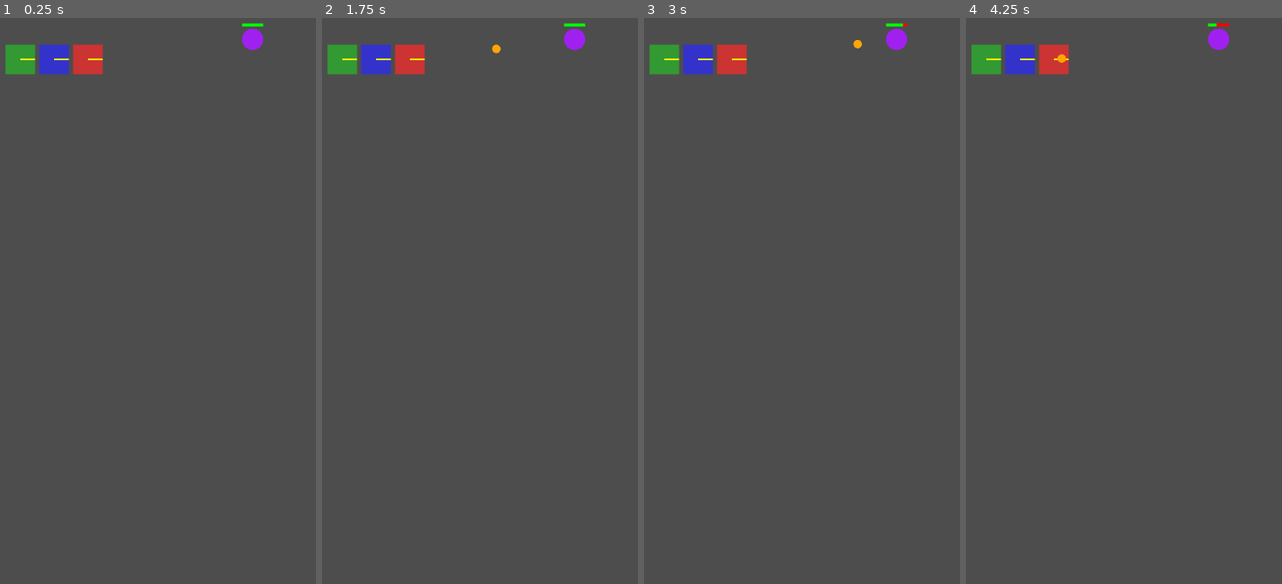
Above: before the commit, frames 1-4 (left to right).
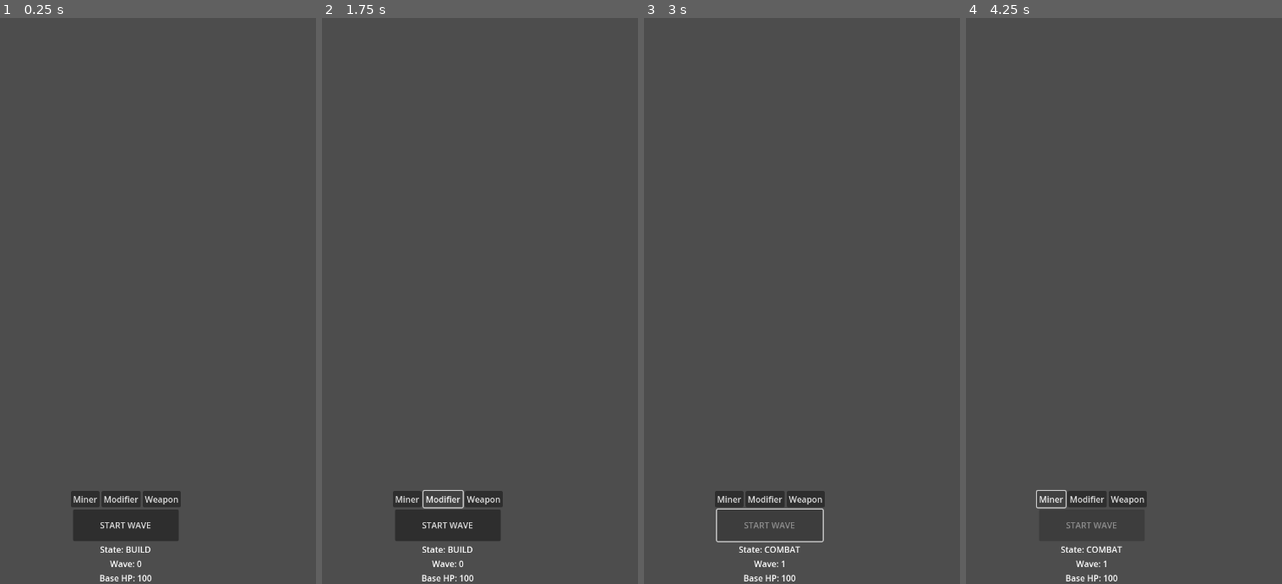
Above: after the commit, the same moments.

Repository: Spacesqueezer/Scrapline
Game: Godot game, scene res://scenes/main.tscn
Two runs of this game, one before a commit and one after it. Both use one fixed random seed, a clock stepped at 60 frames per second and the inputs below.
Inputs (mouse positions are in pixels of both pictures, inside the frame that each line leads up to):
- Up to frame 1 (0.25 s): no input
- Up to frame 2 (1.75 s): click (407, 499) at 0.5 s, where only the run after the commit has a clickable "Miner"; click (442, 499) at 1.25 s, where only the run after the commit has a clickable "Modifier"
- Up to frame 3 (3 s): click (805, 499) at 2 s, where only the run after the commit has a clickable "Weapon"; click (770, 527) at 2.75 s, where only the run after the commit has a clickable "START WAVE"
- Up to frame 4 (4.25 s): click (1051, 499) at 3.5 s, where only the run after the commit has a clickable "Miner"

The runs differ from the first frame. In frame 1, 4.7% of the frame differs, in the area x 1-84%, y 0-100%; in frame 2, 4.6%; in frame 3, 3.3%; in frame 4, 2.9%.

Commit message:
fix: Resolve GDScript static typing parse errors and redundant super calls
Co-authored-by: Spacesqueezer <86262998+Spacesqueezer@users.noreply.github.com>

Diff:
--- /dev/null
+++ b/project/scenes/build_menu.tscn
@@ -0,0 +1,50 @@
+[gd_scene load_steps=2 format=3 uid="uid://d3x123abc456"]
+
+[ext_resource type="Script" path="res://scripts/BuildMenu.gd" id="1_script"]
+
+[node name="BuildMenu" type="Control"]
+layout_mode = 3
+anchors_preset = 15
+anchor_right = 1.0
+anchor_bottom = 1.0
+grow_horizontal = 2
+grow_vertical = 2
+mouse_filter = 2
+script = ExtResource("1_script")
+
+[node name="VBoxContainer" type="VBoxContainer" parent="."]
+layout_mode = 1
+anchors_preset = 12
+anchor_top = 1.0
+anchor_right = 1.0
+anchor_bottom = 1.0
+offset_top = -150.0
+grow_horizontal = 2
+grow_vertical = 0
+mouse_filter = 2
+alignment = 1
+
+[node name="HBoxContainer" type="HBoxContainer" parent="VBoxContainer"]
+layout_mode = 2
+alignment = 1
+
+[node name="StartWaveButton" type="Button" parent="VBoxContainer"]
+custom_minimum_size = Vector2(200, 60)
+layout_mode = 2
+size_flags_horizontal = 4
+text = "START WAVE"
+
+[node name="StateLabel" type="Label" parent="VBoxContainer"]
+layout_mode = 2
+text = "State: BUILD"
+horizontal_alignment = 1
+
+[node name="WaveLabel" type="Label" parent="VBoxContainer"]
+layout_mode = 2
+text = "Wave: 0"
+horizontal_alignment = 1
+
+[node name="BaseHPLabel" type="Label" parent="VBoxContainer"]
+layout_mode = 2
+text = "Base HP: 100"
+horizontal_alignment = 1
--- a/project/scenes/main.tscn
+++ b/project/scenes/main.tscn
@@ -2,7 +2,9 @@
 
 [ext_resource type="Script" path="res://scripts/GameManager.gd" id="1_gm"]
 [ext_resource type="Script" path="res://scripts/GridManager.gd" id="2_grid"]
-[ext_resource type="Script" path="res://scripts/MockTestScript.gd" id="3_test"]
+[ext_resource type="Script" path="res://scripts/WaveManager.gd" id="3_wave"]
+[ext_resource type="Script" path="res://scripts/PoolManager.gd" id="4_pool"]
+[ext_resource type="PackedScene" uid="uid://d3x123abc456" path="res://scenes/build_menu.tscn" id="5_ui"]
 
 [node name="Main" type="Node"]
 
@@ -14,7 +16,12 @@
 [node name="GridManager" type="Node2D" parent="World2D"]
 script = ExtResource("2_grid")
 
-[node name="MockTest" type="Node" parent="."]
-script = ExtResource("3_test")
+[node name="PoolManager" type="Node" parent="."]
+script = ExtResource("4_pool")
+
+[node name="WaveManager" type="Node" parent="."]
+script = ExtResource("3_wave")
 
 [node name="UILayer" type="CanvasLayer" parent="."]
+
+[node name="BuildMenu" parent="UILayer" instance=ExtResource("5_ui")]
--- /dev/null
+++ b/project/scripts/BuildMenu.gd
@@ -0,0 +1,40 @@
+class_name BuildMenu
+extends Control
+
+@onready var build_buttons_container = $VBoxContainer/HBoxContainer
+@onready var start_wave_button = $VBoxContainer/StartWaveButton
+@onready var state_label = $VBoxContainer/StateLabel
+@onready var wave_label = $VBoxContainer/WaveLabel
+@onready var base_hp_label = $VBoxContainer/BaseHPLabel
+
+signal on_building_selected(building_type: String)
+signal on_start_wave_pressed()
+
+func _ready():
+	start_wave_button.pressed.connect(func(): on_start_wave_pressed.emit())
+
+	# Connect build buttons (Mocking UI data for now)
+	var btn_miner = Button.new()
+	btn_miner.text = "Miner"
+	btn_miner.pressed.connect(func(): on_building_selected.emit("Miner"))
+	build_buttons_container.add_child(btn_miner)
+
+	var btn_modifier = Button.new()
+	btn_modifier.text = "Modifier"
+	btn_modifier.pressed.connect(func(): on_building_selected.emit("Modifier"))
+	build_buttons_container.add_child(btn_modifier)
+
+	var btn_weapon = Button.new()
+	btn_weapon.text = "Weapon"
+	btn_weapon.pressed.connect(func(): on_building_selected.emit("Weapon"))
+	build_buttons_container.add_child(btn_weapon)
+
+func update_state_label(state_name: String):
+	state_label.text = "State: " + state_name
+	start_wave_button.disabled = (state_name != "BUILD")
+
+func update_wave_label(wave: int):
+	wave_label.text = "Wave: " + str(wave)
+
+func update_base_hp(hp: int):
+	base_hp_label.text = "Base HP: " + str(hp)
--- a/project/scripts/GameManager.gd
+++ b/project/scripts/GameManager.gd
@@ -17,33 +17,63 @@
 signal wave_started(wave_num: int)
 signal base_damaged(amount: int, current_hp: int)
 
+@onready var wave_manager = $"../WaveManager"
+@onready var grid_manager = $"../World2D/GridManager"
+@onready var build_menu = $"../UILayer/BuildMenu"
+
 func _ready():
 	print("GameManager initialized.")
-	change_state(GameState.BUILD)
+
+	# Connect UI Signals if possible
+	if build_menu:
+		build_menu.on_start_wave_pressed.connect(_on_ui_start_wave)
+		build_menu.on_building_selected.connect(_on_ui_building_selected)
+
+		# Connect to own signals to update UI
+		state_changed.connect(func(state):
+			var state_name = GameState.keys()[state]
+			build_menu.update_state_label(state_name)
+		)
+		wave_started.connect(func(w): build_menu.update_wave_label(w))
+		base_damaged.connect(func(amt, hp): build_menu.update_base_hp(hp))
+
+	# Delay initial state to let UI load
+	call_deferred("change_state", GameState.BUILD)
+
+func _on_ui_start_wave():
+	if current_state == GameState.BUILD:
+		change_state(GameState.COMBAT)
+
+func _on_ui_building_selected(b_type: String):
+	if current_state == GameState.BUILD and grid_manager:
+		grid_manager.set_selected_building(b_type)
 
 func change_state(new_state: GameState):
 	current_state = new_state
 	state_changed.emit(current_state)
 
+	if grid_manager:
+		grid_manager.can_build = (current_state == GameState.BUILD)
+
 	match current_state:
 		GameState.BUILD:
 			print("Phase: BUILD")
-			# Enable grid interactions
 		GameState.COMBAT:
 			print("Phase: COMBAT")
 			start_wave()
 		GameState.REWARD:
 			print("Phase: REWARD")
-			# Show reward draft UI
+			# For now, auto-skip reward back to build
+			call_deferred("change_state", GameState.BUILD)
 		GameState.GAME_OVER:
 			print("Phase: GAME OVER")
-			# Show game over screen
 
 func start_wave():
 	current_wave += 1
 	wave_started.emit(current_wave)
 	print("Starting Wave: ", current_wave)
-	# Trigger WaveManager to start spawning enemies
+	if wave_manager:
+		wave_manager.start_wave(current_wave)
 
 func damage_base(amount: int):
 	base_hp -= amount
@@ -52,8 +82,6 @@
 		change_state(GameState.GAME_OVER)
 
 func get_closest_enemy(pos: Vector2, max_range: float) -> Node2D:
-	if has_meta("mock_target"):
-		var target = get_meta("mock_target")
-		if target and target.is_active and target.global_position.distance_to(pos) <= max_range:
-			return target
+	if wave_manager:
+		return wave_manager.get_closest_enemy(pos, max_range)
 	return null
--- a/project/scripts/GridManager.gd
+++ b/project/scripts/GridManager.gd
@@ -7,9 +7,60 @@
 # Dictionary to map Vector2i grid coordinates to Module Nodes
 var grid: Dictionary = {}
 
+var current_selected_building: String = ""
+var can_build: bool = true
+
+@onready var pool_manager = get_node("/root/Main/PoolManager")
+
 func _ready():
 	print("GridManager initialized. Size: ", grid_size)
 	queue_redraw()
+
+func set_selected_building(building_type: String):
+	current_selected_building = building_type
+	print("Selected building to build: ", current_selected_building)
+
+func _unhandled_input(event):
+	if not can_build:
+		return
+
+	if event is InputEventMouseButton and event.button_index == MOUSE_BUTTON_LEFT and event.pressed:
+		var grid_pos = world_to_grid(get_global_mouse_position())
+		if is_valid_pos(grid_pos) and current_selected_building != "":
+			attempt_build(grid_pos)
+
+func attempt_build(grid_pos: Vector2i):
+	if grid.has(grid_pos):
+		print("Cell occupied!")
+		return
+
+	var new_building: Building = null
+	match current_selected_building:
+		"Miner":
+			new_building = Miner.new()
+			var md = ModuleData.new()
+			new_building.setup(md, grid_pos)
+			new_building.facing_direction = Vector2i.RIGHT
+		"Modifier":
+			new_building = ModifierBuilding.new()
+			var mod_data = ModifierData.new()
+			var tags: Array[String] = ["Explosive", "Fire"]
+			mod_data.tags_to_add = tags
+			mod_data.stat_multipliers = {"damage": 1.5}
+			new_building.modifier_data = mod_data
+			new_building.setup(mod_data, grid_pos)
+			new_building.facing_direction = Vector2i.RIGHT
+		"Weapon":
+			new_building = WeaponBuilding.new()
+			var w_data = WeaponData.new()
+			w_data.fire_rate = 2.0
+			w_data.range = 500.0
+			new_building.setup_weapon(w_data, grid_pos)
+			new_building.facing_direction = Vector2i.RIGHT
+			new_building.on_fire.connect(_on_weapon_fire)
+
+	if new_building:
+		place_module(grid_pos, new_building)
 
 func _draw():
 	# Отрисовываем сетку для прототипа
@@ -47,6 +98,18 @@
 
 	return true
 
+func _on_weapon_fire(payload: Payload, start_pos: Vector2, target: Node2D):
+	if target:
+		var proj = null
+		if pool_manager:
+			proj = pool_manager.get_projectile()
+		else:
+			proj = Projectile.new()
+			add_child(proj)
+
+		if proj:
+			proj.setup(start_pos, target, payload)
+
 ## Removes a module from the specified grid position
 func remove_module(grid_pos: Vector2i):
 	if grid.has(grid_pos):
--- a/project/scripts/Miner.gd
+++ b/project/scripts/Miner.gd
@@ -8,7 +8,6 @@
 func _ready():
 	base_color = Color(0.2, 0.6, 0.2) # Зеленый для шахты
 	active = true
-	super()
 
 func _process(delta):
 	if not active:
--- a/project/scripts/MockTestScript.gd
+++ /dev/null
@@ -1,59 +0,0 @@
-class_name MockTestScript
-extends Node
-
-@onready var grid_manager: GridManager = $"../World2D/GridManager"
-@onready var game_manager: GameManager = $"../GameManager"
-
-func _ready():
-	print("--- Running Mock Test ---")
-	call_deferred("run_test")
-
-func run_test():
-	# 1. Create a Miner
-	var miner = Miner.new()
-	miner.produce_time = 1.0
-	miner.facing_direction = Vector2i.RIGHT
-	grid_manager.place_module(Vector2i(2, 4), miner)
-
-	# 2. Create a Modifier
-	var modifier = ModifierBuilding.new()
-	var mod_data = ModifierData.new()
-	var tags: Array[String] = ["Explosive", "Fire"]
-	mod_data.tags_to_add = tags
-	mod_data.stat_multipliers = {"damage": 2.0}
-	modifier.modifier_data = mod_data
-	modifier.facing_direction = Vector2i.RIGHT
-	grid_manager.place_module(Vector2i(3, 4), modifier)
-
-	# 3. Create a Weapon
-	var weapon = WeaponBuilding.new()
-	var w_data = WeaponData.new()
-	w_data.fire_rate = 2.0
-	w_data.range = 500.0
-	weapon.weapon_data = w_data
-	weapon.facing_direction = Vector2i.RIGHT
-
-	# Connect weapon fire to our mock bullet spawner
-	weapon.on_fire.connect(_on_weapon_fire)
-	grid_manager.place_module(Vector2i(4, 4), weapon)
-
-	# 4. Create a mock target
-	var dummy_enemy = Enemy.new()
-	dummy_enemy.setup(Vector2(600, 250), 100, 0, Vector2.LEFT) # Stationary for now
-	add_child(dummy_enemy)
-
-	# Register mock enemy to game manager so weapon can find it
-	game_manager.set_meta("mock_target", dummy_enemy)
-
-	print("Test setup complete. Miner at (2,4), Modifier at (3,4), Weapon at (4,4).")
-
-func _on_weapon_fire(payload: Payload, start_pos: Vector2, target: Node2D):
-	print(">>> BANG! Weapon fired!")
-	print("Payload tags: ", payload.tags)
-	print("Payload damage: ", payload.base_damage)
-
-	if target:
-		# Создаем снаряд, который физически полетит к цели
-		var proj = Projectile.new()
-		add_child(proj)
-		proj.setup(start_pos, target, payload)
--- a/project/scripts/ModifierBuilding.gd
+++ b/project/scripts/ModifierBuilding.gd
@@ -9,7 +9,6 @@
 
 func _ready():
 	base_color = Color(0.2, 0.2, 0.8) # Синий для модификатора
-	super()
 
 func receive_payload(payload: Payload):
 	if is_processing or current_payload != null:
--- a/project/scripts/PoolManager.gd
+++ b/project/scripts/PoolManager.gd
@@ -19,25 +19,33 @@
 		if not e.is_active:
 			return e
 
+	var new_enemy: Enemy
 	if enemy_scene:
-		var new_enemy = enemy_scene.instantiate() as Enemy
-		add_child(new_enemy)
-		enemy_pool.append(new_enemy)
-		new_enemy.hide()
-		new_enemy.is_active = false
-		return new_enemy
-	return null
+		new_enemy = enemy_scene.instantiate() as Enemy
+	else:
+		# Fallback to direct instantiation for prototyping
+		new_enemy = Enemy.new()
+
+	add_child(new_enemy)
+	enemy_pool.append(new_enemy)
+	new_enemy.hide()
+	new_enemy.is_active = false
+	return new_enemy
 
 func get_projectile() -> Projectile:
 	for p in projectile_pool:
 		if not p.is_active:
 			return p
 
+	var new_proj: Projectile
 	if projectile_scene:
-		var new_proj = projectile_scene.instantiate() as Projectile
-		add_child(new_proj)
-		projectile_pool.append(new_proj)
-		new_proj.hide()
-		new_proj.is_active = false
-		return new_proj
-	return null
+		new_proj = projectile_scene.instantiate() as Projectile
+	else:
+		# Fallback to direct instantiation for prototyping
+		new_proj = Projectile.new()
+
+	add_child(new_proj)
+	projectile_pool.append(new_proj)
+	new_proj.hide()
+	new_proj.is_active = false
+	return new_proj
--- a/project/scripts/Projectile.gd
+++ b/project/scripts/Projectile.gd
@@ -2,7 +2,7 @@
 extends Node2D
 
 var payload: Payload
-var target: Node2D
+var target # Duck typing, может быть Enemy или любой Node2D со здоровьем
 var speed: float = 300.0
 var is_active: bool = false
 var direction: Vector2 = Vector2.ZERO
@@ -16,7 +16,7 @@
 	# Рисуем маленький оранжевый снаряд
 	draw_circle(Vector2.ZERO, 8.0, Color.ORANGE)
 
-func setup(start_pos: Vector2, p_target: Node2D, p_payload: Payload):
+func setup(start_pos: Vector2, p_target, p_payload: Payload):
 	global_position = start_pos
 	target = p_target
 	payload = p_payload
@@ -47,7 +47,7 @@
 		if global_position.x < -100 or global_position.x > 1000 or global_position.y < -100 or global_position.y > 1500:
 			deactivate()
 
-func hit(hit_target: Node2D):
+func hit(hit_target):
 	if hit_target.has_method("take_damage"):
 		hit_target.take_damage(payload.base_damage, payload.tags)
 	deactivate()
--- /dev/null
+++ b/project/scripts/WaveManager.gd
@@ -0,0 +1,87 @@
+class_name WaveManager
+extends Node
+
+@onready var game_manager = get_node("/root/Main/GameManager")
+@onready var pool_manager = get_node("/root/Main/PoolManager")
+var is_wave_active: bool = false
+var enemies_to_spawn: int = 0
+var enemies_alive: int = 0
+var spawn_timer: float = 0.0
+var spawn_interval: float = 2.0
+
+var active_enemies: Array[Enemy] = []
+
+func _ready():
+	print("WaveManager initialized.")
+
+func start_wave(wave_num: int):
+	is_wave_active = true
+	enemies_to_spawn = 3 + wave_num * 2
+	enemies_alive = enemies_to_spawn
+	spawn_interval = max(0.5, 2.0 - (wave_num * 0.2))
+	spawn_timer = 0.0
+	print("Wave ", wave_num, " started. Enemies to spawn: ", enemies_to_spawn)
+
+func _process(delta):
+	if not is_wave_active:
+		return
+
+	if enemies_to_spawn > 0:
+		spawn_timer += delta
+		if spawn_timer >= spawn_interval:
+			spawn_timer = 0.0
+			spawn_enemy()
+			enemies_to_spawn -= 1
+
+func spawn_enemy():
+	var enemy = null
+	if pool_manager:
+		enemy = pool_manager.get_enemy()
+	else:
+		enemy = Enemy.new()
+		add_child(enemy)
+
+	# Spawn somewhere offscreen to the right, random Y
+	var random_y = randf_range(100.0, 500.0)
+	enemy.setup(Vector2(800, random_y), 50.0, 60.0, Vector2.LEFT)
+
+	if not enemy.on_death.is_connected(_on_enemy_death):
+		enemy.on_death.connect(_on_enemy_death)
+	if not enemy.on_reach_base.is_connected(_on_enemy_reach_base):
+		enemy.on_reach_base.connect(_on_enemy_reach_base)
+
+	active_enemies.append(enemy)
+
+func _on_enemy_death(enemy: Enemy):
+	active_enemies.erase(enemy)
+	enemies_alive -= 1
+	check_wave_end()
+	if not pool_manager:
+		enemy.queue_free()
+
+func _on_enemy_reach_base(enemy: Enemy):
+	active_enemies.erase(enemy)
+	enemies_alive -= 1
+	if game_manager:
+		game_manager.damage_base(10)
+	check_wave_end()
+	if not pool_manager:
+		enemy.queue_free()
+
+func check_wave_end():
+	if enemies_to_spawn <= 0 and enemies_alive <= 0:
+		is_wave_active = false
+		print("Wave complete!")
+		if game_manager:
+			game_manager.change_state(GameManager.GameState.REWARD)
+
+func get_closest_enemy(pos: Vector2, max_range: float) -> Node2D:
+	var closest: Node2D = null
+	var min_dist = max_range
+	for e in active_enemies:
+		if e.is_active:
+			var dist = e.global_position.distance_to(pos)
+			if dist < min_dist:
+				min_dist = dist
+				closest = e
+	return closest
--- a/project/scripts/WeaponBuilding.gd
+++ b/project/scripts/WeaponBuilding.gd
@@ -10,7 +10,6 @@
 
 func _ready():
 	base_color = Color(0.8, 0.2, 0.2) # Красный для пушки
-	super()
 
 func setup_weapon(w_data: WeaponData, p_grid_pos: Vector2i):
 	super.setup(w_data, p_grid_pos)
